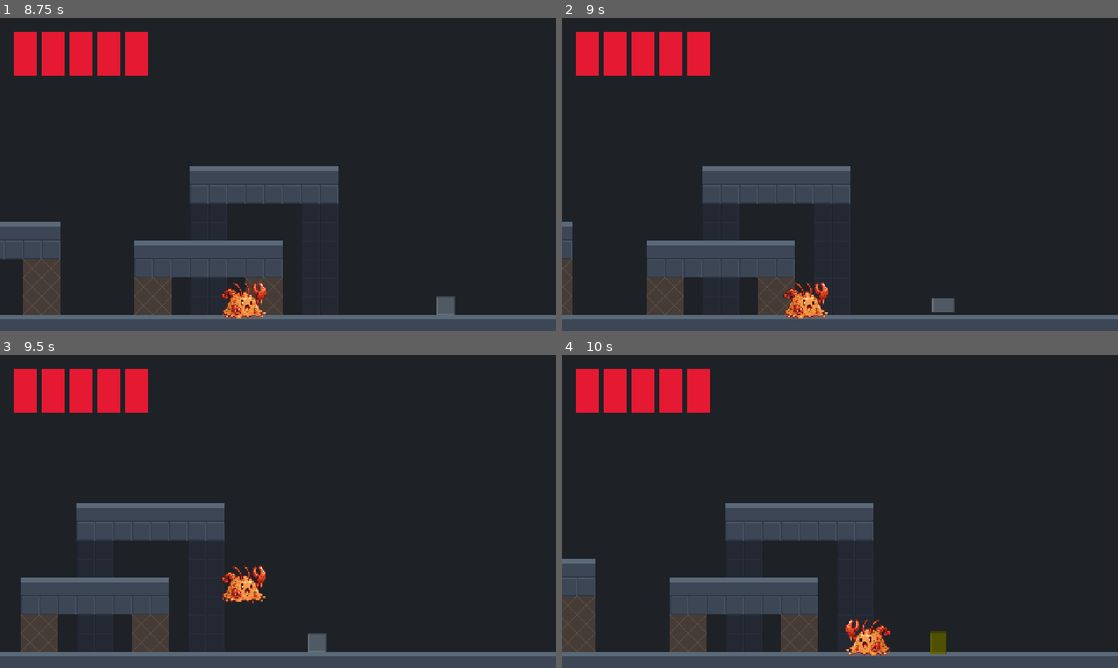
Above: before the commit, frames 1-4 (two rows, left to right).
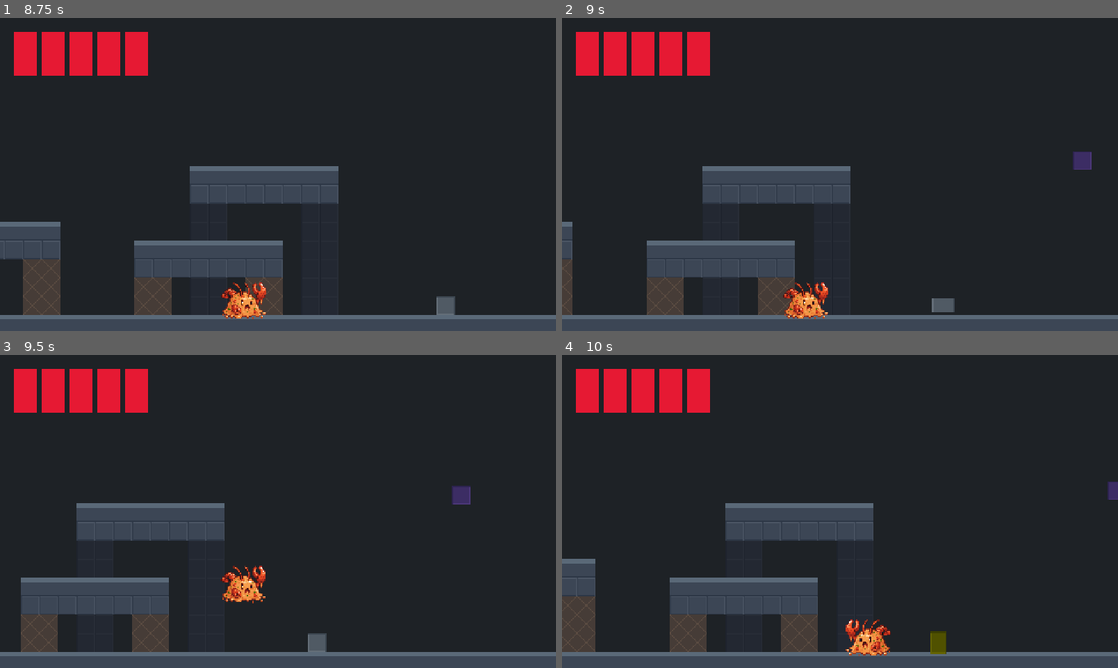
Above: after the commit, the same moments.

Repository: ido1224/2d-metroidvania
Game: Godot game, scene res://scenes/rooms/test_room.tscn
The game is run twice, just before and just after one commit, with the same random seed, the same clock (stepped at 60 frames per second) and the same inputs.
Inputs:
- Up to frame 1 (8.75 s): hold D (move_right) 0.53-2.03 s; tap J (attack) at 0.6, 1.35, 2.3, 3.05, 3.6, 4.35, 5.3, 6.05, 6.6, 7.35, 8.3 s; tap Space (jump) at 0.77, 1.52, 3.02, 3.77, 4.52, 6.02, 6.77, 7.52 s; hold A (move_left) 2.03-2.78 s; tap K (dash) at 2.1, 5.1, 8.1 s; hold D (move_right) 2.78-4.28 s; tap Q (ground_slam) at 2.85, 5.85 s; hold A (move_left) 4.28-5.03 s; hold D (move_right) 5.03-5.78 s; hold A (move_left) 5.78-7.28 s; hold D (move_right) from 7.28 s (still down)
- Up to frame 2 (9 s): keep holding D (move_right); tap Q (ground_slam) at 8.85 s
- Up to frame 3 (9.5 s): keep holding D (move_right); tap Space (jump) at 9.02 s; tap J (attack) at 9.05 s
- Up to frame 4 (10 s): release D (move_right) at 9.53 s; hold A (move_left) from 9.53 s (still down); tap J (attack) at 9.6 s; tap Space (jump) at 9.77 s

Frame 1 is identical in both runs. In frame 2, 0.2% of the frame differs, in the area x 91-96%, y 42-49%; in frame 3, 0.2%, in the area x 81-85%, y 41-48%; in frame 4, 0.1%.

Commit message:
Add Flyer enemy (v0.10.0): hover, chase to a perch, telegraphed dive; avoids platforms
Steering, perch choice and the dive all check the flyer's own collision box
against the World layer, so it goes round platforms and never dives with
something in the way. Placed in test_room at (860, 120).

Co-Authored-By: Claude Opus 5.5 <noreply@anthropic.com>
Claude-Session: https://claude.ai/code/session_01SiMGQoBfnYZj9AUBZdEwK8

Diff:
--- /dev/null
+++ b/scenes/enemies/flyer/flyer.gd
@@ -0,0 +1,140 @@
+# =============================================================
+# FLYER
+# =============================================================
+# An airborne enemy. Ignores gravity (CharacterBody2D in
+# MOTION_MODE_FLOATING) and moves freely on both axes.
+#
+#   Hover  — drifts in a slow figure around its home point
+#   Alert  — spotted the player: stops, faces them, "!" squash
+#   Chase  — flies to a spot above and to the side of the player
+#   Dive   — telegraphed straight-line dive at where the player
+#            was when the windup ended; bonks on walls/floor
+#   Return — player lost or leashed too far: flies back home
+#   Hurt / Death
+#
+# Combat read: the windup (pull back + red tint) is the dodge
+# cue, the recovery after the dive is the punish window. From
+# above, the player can also pogo it.
+# =============================================================
+
+class_name Flyer
+extends BaseEnemy
+
+## Vertical bob while hovering (pixels)
+@export var bob_amplitude: float = 4.0
+
+## Bob speed (radians/second fed into sin)
+@export var bob_speed: float = 3.0
+
+## Furthest it will chase from its home point before giving up (pixels)
+@export var leash_distance: float = 260.0
+
+## Where it was placed in the room; Hover and Return orbit this point
+var home_position: Vector2
+
+## Running clock for the hover bob / drift (seconds)
+var hover_time: float = 0.0
+
+
+func _ready() -> void:
+	super()
+	home_position = global_position
+	# Also set in the .tscn; repeated here so a hand-built Flyer can't
+	# accidentally end up in grounded mode (it would slide along floors).
+	motion_mode = CharacterBody2D.MOTION_MODE_FLOATING
+
+
+func _physics_process(delta: float) -> void:
+	super(delta)
+	if hitstop_time > 0.0:
+		return
+	hover_time += delta
+
+
+# =============================================================
+# HELPERS (called by flyer states)
+# =============================================================
+
+## Vertical bob offset for the current moment
+func bob_offset() -> float:
+	return sin(hover_time * bob_speed) * bob_amplitude
+
+
+## Accelerate velocity toward [target], steering around platforms and walls.
+## Slows down when close, so the flyer settles on a point instead of
+## overshooting and jittering.
+func steer_toward(target: Vector2, speed: float, accel: float, delta: float) -> void:
+	var to_target: Vector2 = target - global_position
+	var dist: float = to_target.length()
+	var desired := Vector2.ZERO
+	if dist > 1.0:
+		var dir: Vector2 = _clear_direction(to_target / dist, minf(avoid_lookahead, dist))
+		desired = dir * minf(speed, dist * 4.0)
+	velocity = velocity.move_toward(desired, accel * delta)
+
+
+# =============================================================
+# OBSTACLE AVOIDANCE
+# =============================================================
+# All checks use the flyer's real collision box against the World
+# layer (its collision_mask), not a thin ray, so it never picks a
+# gap it can't actually fit through.
+
+## How far ahead (pixels) it looks for platforms when steering
+@export var avoid_lookahead: float = 28.0
+
+# Turn angles tried in order (radians, mirrored to both sides): straight,
+# ~30°, ~57°, ~86°, ~120°. Beyond that it is boxed in and just pushes on.
+const _AVOID_TURNS: Array[float] = [0.0, 0.5, 1.0, 1.5, 2.1]
+
+# Which way it last turned to get round something (+1 / -1). Trying the same
+# side first stops it flip-flopping in front of a platform edge.
+var _avoid_side: float = 1.0
+
+
+func _clear_direction(wanted: Vector2, lookahead: float) -> Vector2:
+	for turn in _AVOID_TURNS:
+		for side in ([_avoid_side, -_avoid_side] if turn > 0.0 else [1.0]):
+			var dir: Vector2 = wanted.rotated(turn * side)
+			if not test_move(global_transform, dir * lookahead):
+				if turn > 0.0:
+					_avoid_side = side
+				return dir
+	return wanted
+
+
+## True if the flyer's body could travel in a straight line from [from]
+## to [to] without touching a platform or wall.
+func has_clear_path(from: Vector2, to: Vector2) -> bool:
+	return not test_move(Transform2D(0.0, from), to - from)
+
+
+## True if the flyer's body would fit at [point] without overlapping
+## any platform or wall.
+func is_open_point(point: Vector2) -> bool:
+	var query := PhysicsShapeQueryParameters2D.new()
+	query.shape = $CollisionShape2D.shape
+	query.transform = Transform2D(0.0, point)
+	query.collision_mask = collision_mask
+	query.exclude = [get_rid()]
+	return get_world_2d().direct_space_state.intersect_shape(query, 1).is_empty()
+
+
+## Turn to face the player (no-op if the player is gone or right above)
+func face_player() -> void:
+	if not is_instance_valid(player):
+		return
+	var dx: float = player.global_position.x - global_position.x
+	if absf(dx) > 2.0:
+		set_facing(1 if dx > 0.0 else -1)
+
+
+## Face the way it's moving horizontally
+func face_velocity() -> void:
+	if absf(velocity.x) > 4.0:
+		set_facing(1 if velocity.x > 0.0 else -1)
+
+
+## True when it has strayed further than leash_distance from home
+func is_leashed() -> bool:
+	return global_position.distance_to(home_position) > leash_distance
--- /dev/null
+++ b/scenes/enemies/flyer/flyer.tscn
@@ -0,0 +1,107 @@
+[gd_scene load_steps=16 format=3]
+
+[ext_resource type="Script" path="res://scenes/enemies/flyer/flyer.gd" id="1_fly"]
+[ext_resource type="Script" path="res://scenes/enemies/states/enemy_state_machine.gd" id="2_sm"]
+[ext_resource type="Script" path="res://scenes/enemies/states/flyer/hover.gd" id="3_hover"]
+[ext_resource type="Script" path="res://scenes/enemies/states/flyer/alert.gd" id="4_alert"]
+[ext_resource type="Script" path="res://scenes/enemies/states/flyer/chase.gd" id="5_chase"]
+[ext_resource type="Script" path="res://scenes/enemies/states/flyer/dive.gd" id="6_dive"]
+[ext_resource type="Script" path="res://scenes/enemies/states/flyer/return.gd" id="7_return"]
+[ext_resource type="Script" path="res://scenes/enemies/states/flyer/hurt.gd" id="8_hurt"]
+[ext_resource type="Script" path="res://scenes/enemies/states/ground_walker/death.gd" id="9_death"]
+[ext_resource type="PackedScene" path="res://scenes/components/hurtbox.tscn" id="10_hurtbox"]
+[ext_resource type="PackedScene" path="res://scenes/components/hitbox.tscn" id="11_hitbox"]
+[ext_resource type="PackedScene" path="res://scenes/components/health_component.tscn" id="12_health"]
+[ext_resource type="Texture2D" path="res://assets/sprites/tilesets/placeholder_tile.png" id="13_sprite"]
+
+[sub_resource type="RectangleShape2D" id="body_shape"]
+size = Vector2(16, 16)
+
+[sub_resource type="CircleShape2D" id="detection_shape"]
+radius = 150.0
+
+; ---------------------------------------------------------------
+; Physics layer reference:
+;   World=1  Player=2  Enemy=4  PlayerHitbox=8
+;   EnemyHitbox=16  PlayerHurtbox=32  EnemyHurtbox=64
+;
+; Same node layout as GroundWalker (BaseEnemy requires it) minus
+; WallCheck/FloorCheck: the flyer avoids platforms with test_move
+; against its own body shape instead (flyer.gd).
+; motion_mode = 1 is MOTION_MODE_FLOATING: no floor/ceiling logic.
+; The Death state is the Ground Walker's — it has nothing
+; walker-specific in it.
+; ---------------------------------------------------------------
+
+[node name="Flyer" type="CharacterBody2D"]
+collision_layer = 4
+collision_mask = 1
+motion_mode = 1
+script = ExtResource("1_fly")
+run_speed = 70.0
+
+; Purple tint so it's told apart from the walker at a glance.
+; self_modulate, so hit flash / telegraph tints (modulate) still show.
+[node name="Sprite2D" type="Sprite2D" parent="."]
+self_modulate = Color(0.75, 0.5, 1, 1)
+texture = ExtResource("13_sprite")
+
+[node name="CollisionShape2D" type="CollisionShape2D" parent="."]
+shape = SubResource("body_shape")
+
+[node name="StateMachine" type="Node" parent="."]
+script = ExtResource("2_sm")
+initial_state_name = "Hover"
+
+[node name="Hover" type="Node" parent="StateMachine"]
+script = ExtResource("3_hover")
+
+[node name="Alert" type="Node" parent="StateMachine"]
+script = ExtResource("4_alert")
+
+[node name="Chase" type="Node" parent="StateMachine"]
+script = ExtResource("5_chase")
+
+[node name="Dive" type="Node" parent="StateMachine"]
+script = ExtResource("6_dive")
+
+[node name="Return" type="Node" parent="StateMachine"]
+script = ExtResource("7_return")
+
+[node name="Hurt" type="Node" parent="StateMachine"]
+script = ExtResource("8_hurt")
+
+[node name="Death" type="Node" parent="StateMachine"]
+script = ExtResource("9_death")
+
+[node name="Hurtbox" parent="." instance=ExtResource("10_hurtbox")]
+collision_layer = 64
+collision_mask = 0
+
+; The flyer's whole body is the weapon during a dive, so the hitbox
+; sits on its centre rather than in front of it.
+[node name="Hitbox" parent="." instance=ExtResource("11_hitbox")]
+collision_layer = 16
+collision_mask = 32
+monitoring = false
+damage = 1
+knockback_force = 180.0
+
+; 2 HP — weaker than the walker (3), it's harder to hit
+[node name="HealthComponent" parent="." instance=ExtResource("12_health")]
+max_health = 2
+
+[node name="DetectionZone" type="Area2D" parent="."]
+collision_layer = 0
+collision_mask = 2
+
+[node name="CollisionShape2D" type="CollisionShape2D" parent="DetectionZone"]
+shape = SubResource("detection_shape")
+
+[node name="BodyArea" type="Area2D" parent="."]
+collision_layer = 16
+collision_mask = 32
+monitorable = false
+
+[node name="CollisionShape2D" type="CollisionShape2D" parent="BodyArea"]
+shape = SubResource("body_shape")
--- /dev/null
+++ b/scenes/enemies/states/flyer/alert.gd
@@ -0,0 +1,47 @@
+# =============================================================
+# FLYER — ALERT STATE
+# =============================================================
+# Spotted the player: brakes to a stop in the air, snaps to face
+# them, and does a quick "puff up" squash — the "!" beat before
+# it commits to chasing.
+#
+# Transitions:
+#   -> "Chase" : alert timer expires
+# =============================================================
+
+extends EnemyState
+
+const ALERT_DURATION: float = 0.35
+
+var _timer: float = 0.0
+var _anim_tween: Tween = null
+
+
+func enter() -> void:
+	_timer = 0.0
+	enemy.face_player()
+
+	var spr: Sprite2D = enemy.get_node("Sprite2D")
+	spr.scale = Vector2.ONE
+	_anim_tween = enemy.create_tween()
+	_anim_tween.set_ease(Tween.EASE_OUT)
+	_anim_tween.set_trans(Tween.TRANS_BACK)
+	_anim_tween.tween_property(spr, "scale", Vector2(1.3, 1.3), 0.10)
+	_anim_tween.tween_property(spr, "scale", Vector2.ONE, 0.18)
+
+
+func exit() -> void:
+	if _anim_tween and _anim_tween.is_valid():
+		_anim_tween.kill()
+	enemy.get_node("Sprite2D").scale = Vector2.ONE
+
+
+func physics_update(delta: float) -> String:
+	_timer += delta
+	# Brake in the air rather than stopping dead
+	enemy.velocity = enemy.velocity.move_toward(Vector2.ZERO, 400.0 * delta)
+	enemy.move_and_slide()
+
+	if _timer >= ALERT_DURATION:
+		return "Chase"
+	return ""
--- /dev/null
+++ b/scenes/enemies/states/flyer/chase.gd
@@ -0,0 +1,103 @@
+# =============================================================
+# FLYER — CHASE STATE
+# =============================================================
+# Flies to a "perch" point above and to the side of the player,
+# then dives from there.
+#
+# A perch only counts if the flyer fits there AND has a clear
+# straight line from it to the player (so the dive can land).
+# Candidates, in order: same side as now, other side, straight
+# above, then the same three at half height (for low ceilings).
+# The last perch that worked is tried first, so it doesn't hop
+# between options every frame.
+#
+# It only dives once settled near a valid perch, at least
+# MIN_CHASE_TIME after entering Chase, with a clear line to the
+# player right now. If no perch is valid (player under a platform
+# etc.) it hovers overhead and waits for an opening.
+#
+# Transitions:
+#   -> "Dive"   : settled near a valid perch, clear line to player
+#   -> "Return" : player left DetectionZone, or leash exceeded
+# =============================================================
+
+extends EnemyState
+
+## Perch offset from the player (pixels): sideways and up
+const PERCH_X: float = 56.0
+const PERCH_Y: float = 52.0
+
+## How close to the perch counts as "settled" (pixels)
+const PERCH_TOLERANCE: float = 20.0
+
+## Minimum time between entering Chase and diving — also acts as
+## the gap between consecutive dives (Dive always exits via Chase)
+const MIN_CHASE_TIME: float = 0.7
+
+## Speed multiplier over run_speed while chasing
+const CHASE_SPEED_MULT: float = 1.5
+
+var _timer: float = 0.0
+var _last_perch: int = 0
+
+
+func enter() -> void:
+	_timer = 0.0
+
+
+func physics_update(delta: float) -> String:
+	if not is_instance_valid(enemy.player):
+		return "Return"
+	if not enemy.player_in_detection_zone or enemy.is_leashed():
+		return "Return"
+
+	_timer += delta
+
+	var player_pos: Vector2 = enemy.player.global_position
+	var perch_index: int = _find_perch(player_pos)
+	var perch: Vector2
+	if perch_index >= 0:
+		perch = player_pos + _perch_offsets(player_pos)[perch_index]
+	else:
+		# Nowhere to dive from — hold overhead, out of the way, and wait
+		perch = player_pos + Vector2(0.0, -PERCH_Y)
+	perch.y += enemy.bob_offset()
+
+	enemy.steer_toward(perch, enemy.run_speed * CHASE_SPEED_MULT, 320.0, delta)
+	enemy.move_and_slide()
+	enemy.face_player()
+
+	if (perch_index >= 0
+			and _timer >= MIN_CHASE_TIME
+			and enemy.global_position.distance_to(perch) <= PERCH_TOLERANCE
+			and enemy.has_clear_path(enemy.global_position, player_pos)):
+		return "Dive"
+	return ""
+
+
+# Perch candidates relative to the player, in preference order.
+func _perch_offsets(player_pos: Vector2) -> Array[Vector2]:
+	var side: float = 1.0 if enemy.global_position.x >= player_pos.x else -1.0
+	return [
+		Vector2(side * PERCH_X, -PERCH_Y),
+		Vector2(-side * PERCH_X, -PERCH_Y),
+		Vector2(0.0, -PERCH_Y),
+		Vector2(side * PERCH_X, -PERCH_Y * 0.5),
+		Vector2(-side * PERCH_X, -PERCH_Y * 0.5),
+		Vector2(0.0, -PERCH_Y * 0.5),
+	]
+
+
+# Index of the first usable perch (last-used one first), or -1 if none.
+func _find_perch(player_pos: Vector2) -> int:
+	var offsets: Array[Vector2] = _perch_offsets(player_pos)
+	var order: Array[int] = [_last_perch]
+	for i in offsets.size():
+		if i != _last_perch:
+			order.append(i)
+	for i in order:
+		var p: Vector2 = player_pos + offsets[i]
+		if enemy.is_open_point(p) and enemy.has_clear_path(p, player_pos):
+			_last_perch = i
+			return i
+	return -1
--- /dev/null
+++ b/scenes/enemies/states/flyer/dive.gd
@@ -0,0 +1,157 @@
+# =============================================================
+# FLYER — DIVE STATE
+# =============================================================
+# Three phases, same readable shape as the Ground Walker's lunge:
+#
+#   WINDUP   (0.40 s)
+#     Pulls back away from the player, red tint, squashes.
+#     The dive direction is locked at the END of the windup, so
+#     moving during the telegraph is what makes it miss.
+#     Hitbox OFF.
+#
+#   DIVE     (up to 0.45 s)
+#     Straight line at DIVE_SPEED along the locked direction.
+#     Hitbox ON, sprite stretched along the dive. Hitting a wall
+#     or the floor ends it early with a "bonk".
+#
+#   RECOVERY (0.60 s, or 1.0 s after a bonk)
+#     Hitbox off, drifts to a stop. The punish window.
+#
+# Transitions (after Recovery):
+#   -> "Chase"  : player still detected (Chase enforces the gap
+#                 before the next dive)
+#   -> "Return" : player lost
+#
+# Never returns "Dive" itself — same-state transitions are skipped
+# by EnemyStateMachine, which would leave the phase timer unreset
+# (see the note in ground_walker/attack.gd).
+# =============================================================
+
+extends EnemyState
+
+const WINDUP_DURATION: float = 0.40
+const PULLBACK_SPEED: float = 45.0
+
+const DIVE_SPEED: float = 270.0
+const DIVE_MAX_DURATION: float = 0.45
+
+const RECOVERY_DURATION: float = 0.60
+const BONK_RECOVERY_DURATION: float = 1.0
+
+enum Phase { WINDUP, DIVE, RECOVERY }
+
+var _phase: Phase = Phase.WINDUP
+var _timer: float = 0.0
+var _recovery_time: float = RECOVERY_DURATION
+var _dive_dir: Vector2 = Vector2.DOWN
+var _anim_tween: Tween = null
+
+
+func enter() -> void:
+	_begin_windup()
+
+
+func exit() -> void:
+	enemy.get_node("Hitbox").deactivate()
+	var spr: Sprite2D = enemy.get_node("Sprite2D")
+	spr.modulate = Color.WHITE
+	spr.rotation = 0.0
+	if _anim_tween and _anim_tween.is_valid():
+		_anim_tween.kill()
+	spr.scale = Vector2.ONE
+
+
+func physics_update(delta: float) -> String:
+	_timer += delta
+
+	match _phase:
+		Phase.WINDUP:
+			# Back away from the player while coiling
+			var away := Vector2.UP
+			if is_instance_valid(enemy.player):
+				away = (enemy.global_position - enemy.player.global_position).normalized()
+			enemy.velocity = enemy.velocity.move_toward(away * PULLBACK_SPEED, 300.0 * delta)
+			enemy.move_and_slide()
+			enemy.face_player()
+			if _timer >= WINDUP_DURATION:
+				_begin_dive()
+
+		Phase.DIVE:
+			enemy.velocity = _dive_dir * DIVE_SPEED
+			enemy.move_and_slide()
+			if enemy.get_slide_collision_count() > 0:
+				_begin_recovery(true)
+			elif _timer >= DIVE_MAX_DURATION:
+				_begin_recovery(false)
+
+		Phase.RECOVERY:
+			enemy.velocity = enemy.velocity.move_toward(Vector2.ZERO, 500.0 * delta)
+			enemy.move_and_slide()
+			if _timer >= _recovery_time:
+				if enemy.player_in_detection_zone and is_instance_valid(enemy.player):
+					return "Chase"
+				return "Return"
+
+	return ""
+
+
+# ── Phases ───────────────────────────────────────────────────────────────────
+
+func _begin_windup() -> void:
+	_phase = Phase.WINDUP
+	_timer = 0.0
+	var spr: Sprite2D = enemy.get_node("Sprite2D")
+	spr.modulate = Color(1.0, 0.35, 0.35)
+	_play_scale_tween(Vector2(1.35, 0.75), 0.18, Tween.TRANS_QUAD)
+
+
+func _begin_dive() -> void:
+	_phase = Phase.DIVE
+	_timer = 0.0
+
+	# Lock the aim now — the player's position at the end of the telegraph
+	if is_instance_valid(enemy.player):
+		var to_player: Vector2 = enemy.player.global_position - enemy.global_position
+		if not to_player.is_zero_approx():
+			_dive_dir = to_player.normalized()
+	if absf(_dive_dir.x) > 0.05:
+		enemy.set_facing(1 if _dive_dir.x > 0.0 else -1)
+
+	var spr: Sprite2D = enemy.get_node("Sprite2D")
+	spr.modulate = Color(1.0, 0.9, 0.0)
+	# Point the stretch along the dive. Sprite rotation only — the body and
+	# its hitbox are a square, so rotating them would change nothing.
+	spr.rotation = _dive_dir.angle() - (PI if enemy.facing_direction == -1 else 0.0)
+	_play_scale_tween(Vector2(1.5, 0.7), 0.06, Tween.TRANS_QUAD)
+
+	enemy.get_node("Hitbox").activate(_dive_dir)
+
+
+func _begin_recovery(bonked: bool) -> void:
+	_phase = Phase.RECOVERY
+	_timer = 0.0
+	_recovery_time = BONK_RECOVERY_DURATION if bonked else RECOVERY_DURATION
+	enemy.get_node("Hitbox").deactivate()
+
+	var spr: Sprite2D = enemy.get_node("Sprite2D")
+	spr.modulate = Color.WHITE
+	spr.rotation = 0.0
+
+	if bonked:
+		# Small bounce off whatever it hit, and a dazed squash
+		enemy.velocity = -_dive_dir * 90.0
+		enemy.get_node("Sprite2D").modulate = Color(0.7, 0.7, 0.7)
+		_play_scale_tween(Vector2(0.75, 1.3), 0.08, Tween.TRANS_QUAD)
+		_anim_tween.tween_property(spr, "scale", Vector2.ONE, 0.3)
+	else:
+		_play_scale_tween(Vector2.ONE, 0.25, Tween.TRANS_BACK)
+
+
+func _play_scale_tween(target: Vector2, duration: float, trans_type: int) -> void:
+	var spr: Sprite2D = enemy.get_node("Sprite2D")
+	if _anim_tween and _anim_tween.is_valid():
+		_anim_tween.kill()
+	_anim_tween = enemy.create_tween()
+	_anim_tween.set_ease(Tween.EASE_OUT)
+	_anim_tween.set_trans(trans_type)
+	_anim_tween.tween_property(spr, "scale", target, duration)
--- /dev/null
+++ b/scenes/enemies/states/flyer/hover.gd
@@ -0,0 +1,30 @@
+# =============================================================
+# FLYER — HOVER STATE (initial)
+# =============================================================
+# Drifts in a slow, wide loop around its home point with a small
+# vertical bob, so it reads as alive while idle.
+#
+# Transitions:
+#   -> "Alert" : player enters DetectionZone
+# =============================================================
+
+extends EnemyState
+
+## Horizontal drift around home (pixels either side)
+const DRIFT_X: float = 24.0
+
+## Drift speed (radians/second) — much slower than the bob
+const DRIFT_SPEED: float = 0.6
+
+
+func physics_update(delta: float) -> String:
+	var target: Vector2 = enemy.home_position + Vector2(
+			sin(enemy.hover_time * DRIFT_SPEED) * DRIFT_X,
+			enemy.bob_offset())
+	enemy.steer_toward(target, enemy.run_speed * 0.5, 200.0, delta)
+	enemy.move_and_slide()
+	enemy.face_velocity()
+
+	if enemy.player_in_detection_zone:
+		return "Alert"
+	return ""
--- /dev/null
+++ b/scenes/enemies/states/flyer/hurt.gd
@@ -0,0 +1,42 @@
+# =============================================================
+# FLYER — HURT STATE
+# =============================================================
+# Knocked back on BOTH axes (no gravity to pull it down), short
+# stun. A pogo from above knocks it downward.
+#
+# Entered via EnemyStateMachine.force_transition("Hurt").
+#
+# Transitions (after stun):
+#   -> "Chase"  : player still detected
+#   -> "Return" : player lost
+# =============================================================
+
+extends EnemyState
+
+@export var stun_duration: float = 0.45
+
+var _timer: float = 0.0
+
+
+func enter() -> void:
+	_timer = 0.0
+	var spr: Sprite2D = enemy.get_node("Sprite2D")
+	spr.rotation = 0.0
+	var t: Tween = enemy.create_tween()
+	t.set_ease(Tween.EASE_OUT)
+	t.set_trans(Tween.TRANS_BACK)
+	t.tween_property(spr, "scale", Vector2(0.65, 1.3), 0.06)
+	t.tween_property(spr, "scale", Vector2.ONE, 0.20)
+
+
+func physics_update(delta: float) -> String:
+	_timer += delta
+	# Knockback (decayed by BaseEnemy every frame) drives all movement
+	enemy.velocity = enemy.knockback_velocity
+	enemy.move_and_slide()
+
+	if _timer >= stun_duration:
+		if enemy.player_in_detection_zone:
+			return "Chase"
+		return "Return"
+	return ""
--- /dev/null
+++ b/scenes/enemies/states/flyer/return.gd
@@ -0,0 +1,28 @@
+# =============================================================
+# FLYER — RETURN STATE
+# =============================================================
+# Lost the player (or leashed out): flies back to its home point,
+# then resumes hovering. Re-aggros only once it's back inside half
+# its leash, so it can't ping-pong at the leash edge.
+#
+# Transitions:
+#   -> "Hover" : reached home
+#   -> "Alert" : player detected again while well inside the leash
+# =============================================================
+
+extends EnemyState
+
+const HOME_TOLERANCE: float = 8.0
+
+
+func physics_update(delta: float) -> String:
+	enemy.steer_toward(enemy.home_position, enemy.run_speed, 240.0, delta)
+	enemy.move_and_slide()
+	enemy.face_velocity()
+
+	var dist_home: float = enemy.global_position.distance_to(enemy.home_position)
+	if enemy.player_in_detection_zone and dist_home < enemy.leash_distance * 0.5:
+		return "Alert"
+	if dist_home <= HOME_TOLERANCE:
+		return "Hover"
+	return ""
--- a/scenes/rooms/test_room.tscn
+++ b/scenes/rooms/test_room.tscn
@@ -1,10 +1,11 @@
-[gd_scene load_steps=6 format=4 uid="uid://cepe1ofdurjfc"]
+[gd_scene load_steps=7 format=4 uid="uid://cepe1ofdurjfc"]
 
 [ext_resource type="PackedScene" uid="uid://7ageagrmlf67" path="res://scenes/player/player.tscn" id="1_7lhyk"]
 [ext_resource type="Script" path="res://scenes/rooms/base_room.gd" id="1_pvj7t"]
 [ext_resource type="TileSet" uid="uid://c1rgqtf5ehmi6" path="res://resources/tileset.tres" id="2_gftmu"]
 [ext_resource type="PackedScene" uid="uid://cqq5mtnhg54q4" path="res://scenes/objects/door.tscn" id="4_ivh7c"]
 [ext_resource type="PackedScene" path="res://scenes/enemies/ground_walker/ground_walker.tscn" id="5_gw"]
+[ext_resource type="PackedScene" path="res://scenes/enemies/flyer/flyer.tscn" id="6_fly"]
 
 [node name="TestRoom" type="Node2D"]
 script = ExtResource("1_pvj7t")
@@ -40,6 +41,9 @@
 [node name="GroundWalker" parent="." instance=ExtResource("5_gw")]
 position = Vector2(726, 234)
 
+[node name="Flyer" parent="." instance=ExtResource("6_fly")]
+position = Vector2(860, 120)
+
 [node name="DoorRight" parent="." instance=ExtResource("4_ivh7c")]
 position = Vector2(977, 232)
 door_id = "test_room_right"
Not shown, added: scenes/enemies/flyer/flyer.gd.uid
Not shown, added: scenes/enemies/states/flyer/alert.gd.uid
Not shown, added: scenes/enemies/states/flyer/chase.gd.uid
Not shown, added: scenes/enemies/states/flyer/dive.gd.uid
Not shown, added: scenes/enemies/states/flyer/hover.gd.uid
Not shown, added: scenes/enemies/states/flyer/hurt.gd.uid
Not shown, added: scenes/enemies/states/flyer/return.gd.uid
Not shown, changed: CLAUDE.md
Not shown, changed: DEVLOG.md
